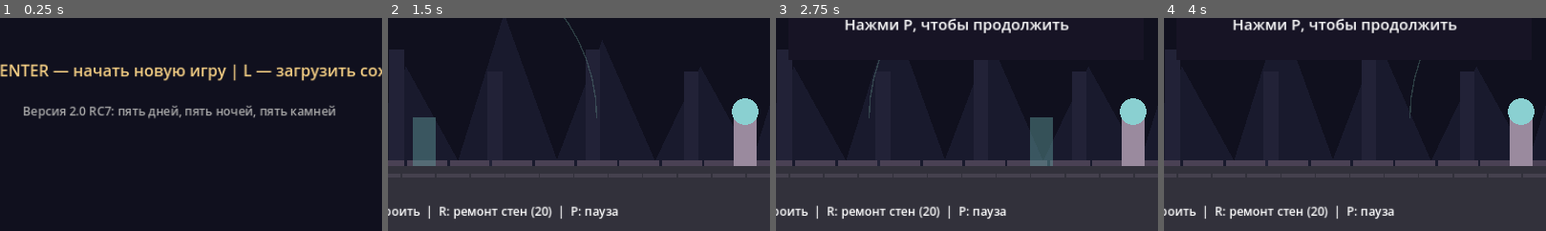
Above: before the commit, frames 1-4 (left to right).
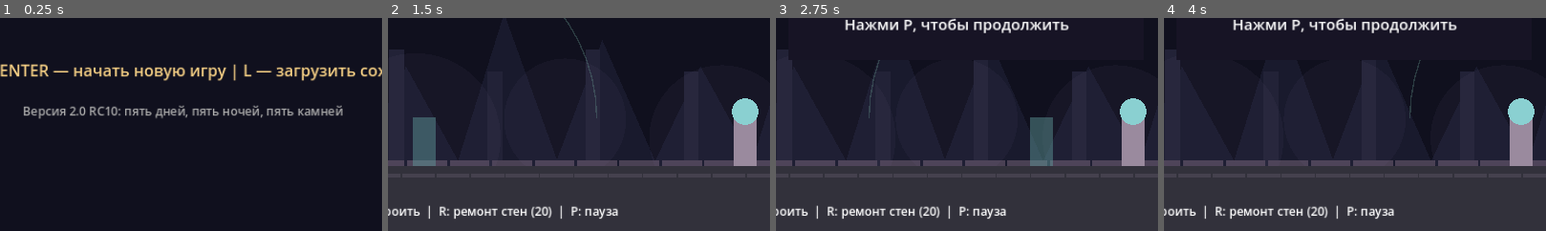
Above: after the commit, the same moments.

Repository: DoctorStrangeSH/Last-Ritual
Game: Godot game, scene res://scenes/main.tscn
Same seed, same stepped clock (60 frames per second), same inputs: the game is played once before the commit and once after it.
Inputs (mouse positions are % of the whole screen's width and height, from its top left):
- Up to frame 1 (0.25 s): no input
- Up to frame 2 (1.5 s): tap Enter (ui_accept) at 0.5, 0.77, 1.25 s; move the mouse to (72, 45) at 0.52 s; hold Right (ui_right) 0.53-1.28 s; tap Keypad Enter at 0.6, 1.35 s; click (72, 45) at 0.67 s; move the mouse to (30, 55) at 1.27 s; hold Left (ui_left) from 1.28 s (still down)
- Up to frame 3 (2.75 s): tap Enter (ui_accept) at 1.52, 2 s; move the mouse to (60, 27) at 2.02 s; release Left (ui_left) at 2.03 s; hold Right (ui_right) from 2.03 s (still down); tap P at 2.1 s; tap Keypad Enter at 2.3 s
- Up to frame 4 (4 s): tap Enter (ui_accept) at 2.75, 3.02, 3.5, 3.77 s; move the mouse to (45, 70) at 2.77 s; release Right (ui_right) at 2.78 s; hold W 2.78-3.53 s; tap L at 2.85 s; click (45, 70) at 2.92 s; tap Keypad Enter at 3.05, 3.8 s; move the mouse to (80, 65) at 3.52 s; hold Left (ui_left) from 3.53 s (still down); tap R at 3.6 s
The pictures show only the part of the screen within x 25-75%, y 50-100%; the shares and areas given below are measured in that part.

The runs differ from the first frame. In frame 1, 1.5% of the frame differs, in the area x 27-90%, y 40-48%; in frame 2, less than 0.1%; in frame 3, less than 0.1%; in frame 4, less than 0.1%.

Commit message:
visuals: atmospheric fog ambient motes and pulsing magical glow

Diff:
--- a/scripts/main.gd
+++ b/scripts/main.gd
@@ -1,5 +1,5 @@
 extends Node2D
-## Last Ritual v2.0-rc9: defeat particles, Godot 4.2+
+## Last Ritual v2.0-rc10: atmospheric lighting and fog, Godot 4.2+
 const W := 1152.0
 const H := 648.0
 const FLOOR := 550.0
@@ -59,6 +59,7 @@
 var final_timer := 45.0
 var impacts: Array[Dictionary] = []
 var particles: Array[Dictionary] = []
+var atmosphere_clock := 0.0
 
 func _ready() -> void:
     font = ThemeDB.fallback_font
@@ -82,6 +83,7 @@
     final_timer = 45.0
     impacts.clear()
     particles.clear()
+    atmosphere_clock = 0.0
     time_left = DAY_LENGTH
     wall_hp = MAX_WALL
     mana = 70
@@ -119,6 +121,7 @@
     if paused:
         queue_redraw()
         return
+    atmosphere_clock += delta
     if notice_timer > 0:
         notice_timer -= delta
     for i in range(particles.size() - 1, -1, -1):
@@ -700,12 +703,17 @@
             box(Rect2(sx + 47, 375 + (i % 2) * 32, 22, FLOOR - 375), Color("222237"))
         for i in range(19):
             box(Rect2(i * 64, FLOOR - 8, 60, 8), Color("4a4154"))
+    if phase == "day" or phase == "night" or phase == "final_siege":
+        # Semi-transparent drifting bands stay behind actors and HUD.
+        for fog in range(6):
+            var drift := fmod(float(fog * 233) + atmosphere_clock * (9.0 + float(fog % 3) * 4.0), W + 300.0) - 150.0
+            draw_circle(Vector2(drift, FLOOR - 42.0 - float(fog % 2) * 28.0), 92.0 + float(fog % 3) * 18.0, Color(0.55, 0.48, 0.68, 0.055))
     if phase == "title":
         draw_circle(Vector2(880, 170), 105, Color("5e244e"))
         label("ПОСЛЕДНИЙ РИТУАЛ", 225, 255, 52, Color("e3b3e9"))
         label("Тёмный Лорд • Осада • Камень Бездны", 315, 320, 23)
         label("ENTER — начать новую игру | L — загрузить сохранение", 290, 415, 24, Color("f5cf84"))
-        label("Версия 2.0 RC7: пять дней, пять ночей, пять камней", 325, 474, 18, Color("aaaaaa"))
+        label("Версия 2.0 RC10: пять дней, пять ночей, пять камней", 325, 474, 18, Color("aaaaaa"))
         return
     if phase == "win" or phase == "lose":
         label("РИТУАЛ ЗАВЕРШЁН" if phase == "win" else "КРЕПОСТЬ ПАЛА", 300, 275, 48, Color("a9e4bc") if phase == "win" else Color("ff7777"))
@@ -713,6 +721,8 @@
         label("ENTER — новая попытка", 414, 415, 24)
         return
     if phase == "ritual":
+        var altar_glow := 0.58 + 0.42 * sin(atmosphere_clock * 2.2)
+        draw_circle(Vector2(575, 340), 161.0 + altar_glow * 11.0, Color(0.65, 0.24, 0.86, 0.07 + altar_glow * 0.07))
         draw_circle(Vector2(575, 340), 140, Color("382347"))
         draw_colored_polygon(PackedVector2Array([Vector2(575, 215), Vector2(640, 340), Vector2(575, 465), Vector2(510, 340)]), Color("a950d1"))
         label("АЛТАРЬ БЕЗДНЫ", 398, 145, 39, Color("e9b5fb"))
@@ -727,6 +737,7 @@
         for i in range(23):
             box(Rect2(i * 52, FLOOR + 12, 50, 5), Color("45414e"))
         if phase == "day" or phase == "final_siege":
+            draw_circle(Vector2(970, 115), 64.0, Color(1.0, 0.49, 0.28, 0.10))
             draw_circle(Vector2(970, 115), 55, Color("bf7a50"))
             box(Rect2(65, 315, 127, 236), Color("514358"))
             box(Rect2(85, 274, 86, 58), Color("514358"))
@@ -766,7 +777,12 @@
             label("Убийств: %d  |  Врагов: %d  |  Выбрано: %s" % [kills_today, enemies.size(), "Костяная" if selected_build == "bone" else "Баллиста"], 25, 126, 18)
             label("1/2: выбор башни  |  ЛКМ: строить  |  R: ремонт стен (20)  |  P: пауза", 24, 625, 18)
         elif phase == "night":
+            draw_circle(Vector2(940, 115), 67.0, Color(0.67, 0.65, 0.94, 0.10))
             draw_circle(Vector2(940, 115), 53, Color("bbb6d6"))
+            for ember in range(9):
+                var ex := fmod(float(ember * 157) + atmosphere_clock * (8.0 + float(ember % 3) * 4.0), W)
+                var ey := 170.0 + float((ember * 57) % 300) + sin(atmosphere_clock * 1.3 + float(ember)) * 13.0
+                draw_circle(Vector2(ex, ey), 2.5, Color(0.72, 0.52, 0.87, 0.26))
             for p in platforms:
                 box(p, Color("826479") if current_day == 2 else Color("6c5c77"))
             if current_day == 2:
@@ -789,6 +805,7 @@
                 draw_circle(Vector2(424, 342), 13, Color("d9a2e7"))
                 label("РЕЛИКВИЯ", 383, 311, 16, Color("e7b4f3"))
             for gem in gems:
+                draw_circle(gem, 20.0 + sin(atmosphere_clock * 3.0 + gem.x) * 3.0, Color(0.32, 0.90, 1.0, 0.16))
                 draw_colored_polygon(PackedVector2Array([gem + Vector2(0, -16), gem + Vector2(13, 0), gem + Vector2(0, 16), gem + Vector2(-13, 0)]), Color("5de0e9"))
             for e in night_enemies:
                 box(Rect2(e["x"] - 16, FLOOR - 34, 32, 34), Color("86aa87"))
